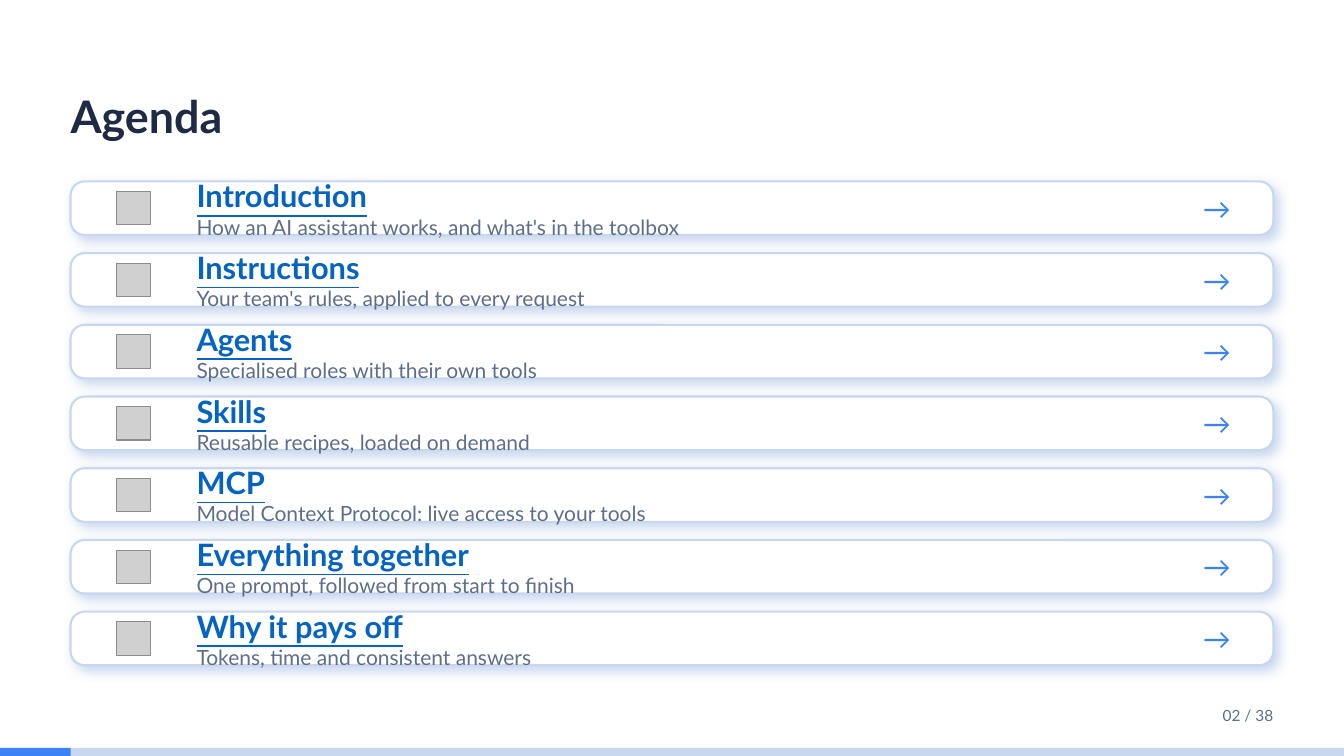
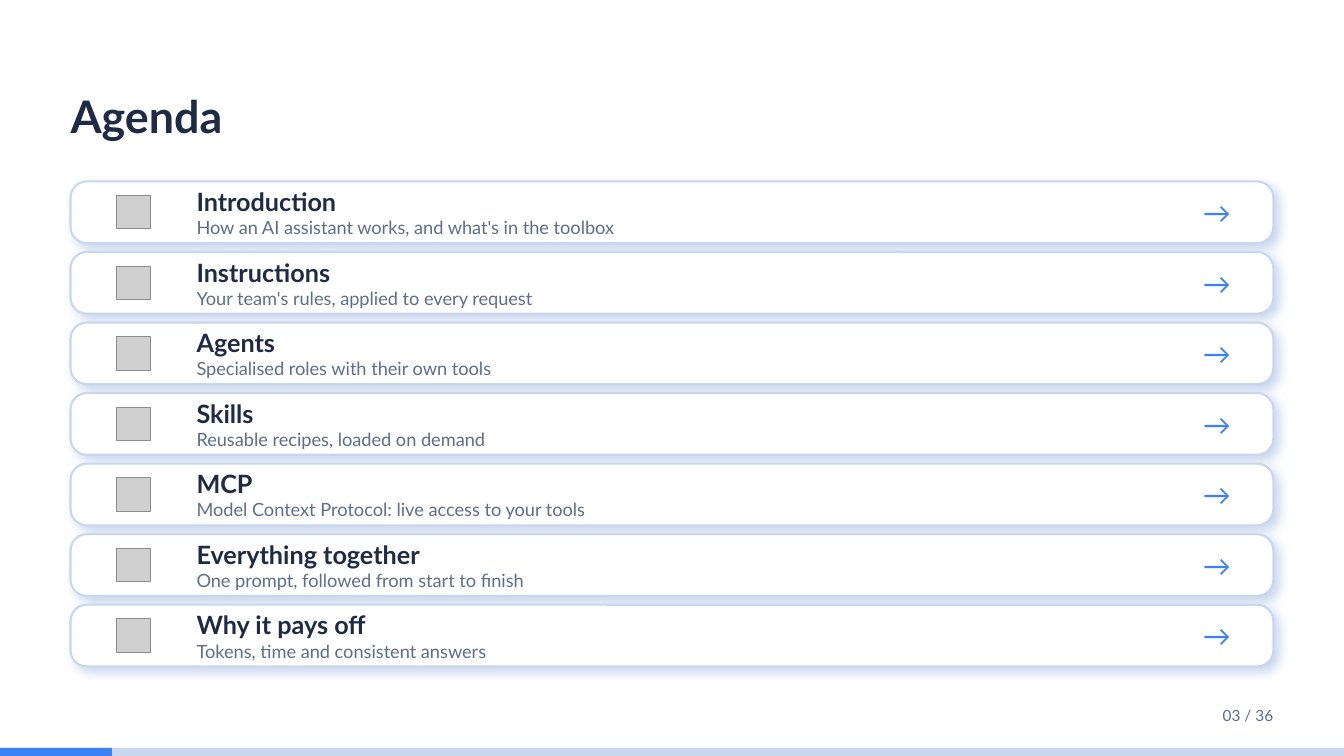
Before and after one commit to idoudist/ai-toolbox-presentation, a slide deck: slide 3 of hello-skills.pptx. Drawn at 1344x756 pixels with LibreOffice and Linux fonts; fonts in the diff are those of the drawing; grey boxes stand for pictures. Boxes give left, top, right and bottom in pixels: in the first picture for what was removed or moved away, otherwise in the second. Text is boxed around its words. In the diff, an @@ line names an element or a change of style, - is before the commit and + after.

Commit message:
update presentation

```diff
--- a/hello-skills.pptx
+++ b/hello-skills.pptx
@@ rounded rectangle: place and size @@
-rounded rectangle at [71,181,1273,235]
+rounded rectangle at [71,181,1273,243]
@@ picture: place and size @@
-picture at [117,192,150,225]
+picture at [117,196,150,229]
@@ text "Introduction" at [197,192,614,236]: size 22 to 18 pt, text colour #0563C1 to #1F2A44, underline off in "Introduction"; size 15 to 13 pt in "How an AI assistant works, and what's ..." @@
@@ text "→" rewrapped from [1203,181,1243,235] to [1203,181,1243,243] @@
@@ rounded rectangle: place and size @@
-rounded rectangle at [71,253,1273,307]
+rounded rectangle at [71,252,1273,314]
@@ text "Instructions" at [197,263,532,308]: size 22 to 18 pt, text colour #0563C1 to #1F2A44, underline off in "Instructions"; size 15 to 13 pt in "Your team's rules, applied to every request" @@
@@ text "→" rewrapped from [1203,253,1243,307] to [1203,252,1243,314] @@
@@ rounded rectangle: place and size @@
-rounded rectangle at [71,325,1273,378]
+rounded rectangle at [71,323,1273,384]
@@ text "Agents" at [197,333,491,378]: size 22 to 18 pt, text colour #0563C1 to #1F2A44, underline off in "Agents"; size 15 to 13 pt in "Specialised roles with their own tools" @@
@@ text "→" rewrapped from [1203,325,1243,378] to [1203,323,1243,384] @@
@@ rounded rectangle: place and size @@
-rounded rectangle at [71,396,1273,450]
+rounded rectangle at [71,393,1273,455]
@@ text "Skills" at [197,404,485,449]: size 22 to 18 pt, text colour #0563C1 to #1F2A44, underline off in "Skills"; size 15 to 13 pt in "Reusable recipes, loaded on demand" @@
@@ text "→" rewrapped from [1203,396,1243,450] to [1203,393,1243,455] @@
@@ rounded rectangle: place and size @@
-rounded rectangle at [71,469,1273,522]
+rounded rectangle at [71,464,1273,525]
@@ text "MCP" at [197,474,585,519]: size 22 to 18 pt, text colour #0563C1 to #1F2A44, underline off in "MCP"; size 15 to 13 pt @@
@@ text "→" rewrapped from [1203,469,1243,522] to [1203,464,1243,525] @@
@@ rounded rectangle: place and size @@
-rounded rectangle at [71,540,1273,594]
+rounded rectangle at [71,534,1273,596]
@@ text "Everything together" at [197,545,524,590]: size 22 to 18 pt, text colour #0563C1 to #1F2A44, underline off in "Everything together"; size 15 to 13 pt in "One prompt, followed from start to finish" @@
@@ text "→" rewrapped from [1203,540,1243,594] to [1203,534,1243,596] @@
@@ rounded rectangle: place and size @@
-rounded rectangle at [71,612,1273,665]
+rounded rectangle at [71,605,1273,666]
@@ text "Why it pays off" at [197,615,486,660]: size 22 to 18 pt, text colour #0563C1 to #1F2A44, underline off in "Why it pays off"; size 15 to 13 pt in "Tokens, time and consistent answers" @@
@@ text "→" rewrapped from [1203,612,1243,665] to [1203,605,1243,666] @@
@@ text at [1223,710,1273,721]: text changed @@
-02 / 38
+03 / 36
@@ rectangle: place and size @@
-rectangle at [0,748,71,756]
+rectangle at [0,748,112,756]
```
Also in this commit, not shown: 32 other slides changed, 1 slide removed, 1 other file.
